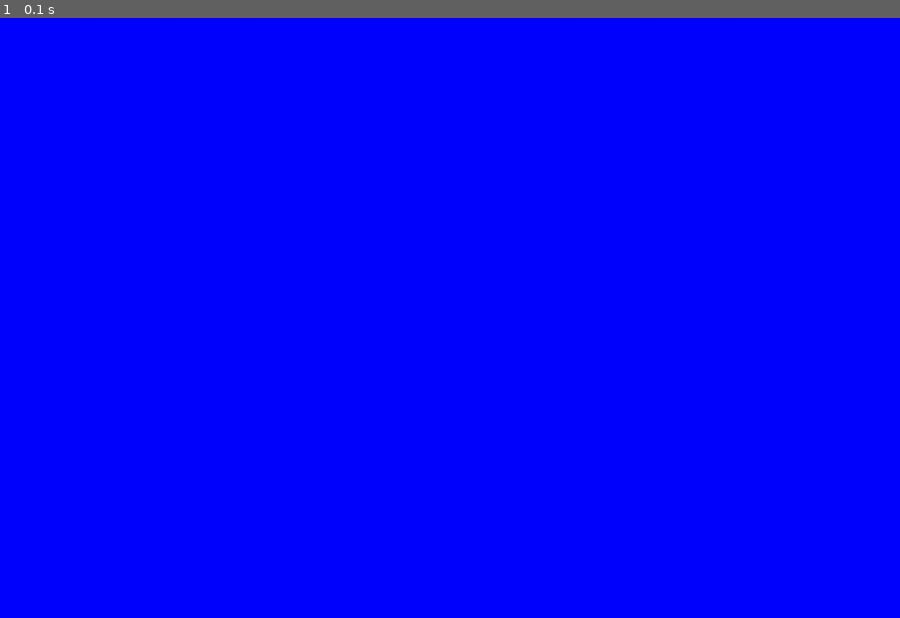
Above: before the commit, frame 1.
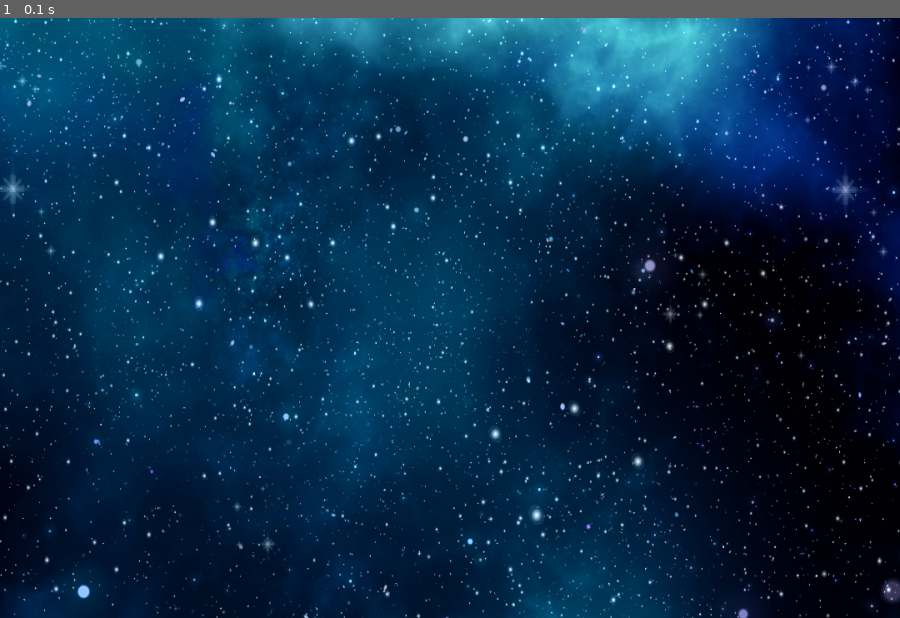
Above: after the commit, the same moment.

Repository: Rioreyblue/pygame_galaxy_fighters
Game: pygame game, started from main.py
Two runs of this game, one before a commit and one after it. Both use one fixed random seed, a clock stepped at 60 frames per second and the inputs below.
Inputs:
- Up to frame 1 (0.1 s): no input

The runs differ from the first frame. In frame 1, 100% of the frame differs, in the area x 0-100%, y 0-100%.

Commit message:
adding official background replacing placeholder background

Diff:
--- a/main.py
+++ b/main.py
@@ -3,14 +3,15 @@
 WIDTH, HEIGHT = 1080, 720
 WIN = pygame.display.set_mode((WIDTH, HEIGHT))
 pygame.display.set_caption("Galaxy Fighters")
-BG = pygame.image.load("Assets/space.png",)
+BG = pygame.transform.scale(pygame.image.load("Assets/space.png"), (WIDTH, HEIGHT))
 RED = (255,0,0)
 BLUE =(0,255,0)
 GREEN =(0,0,255)
 FPS = 60
 
 def draw():
-    WIN.fill(GREEN)
+    # WIN.fill(GREEN)
+    WIN.blit(BG,(0,0))
     pygame.display.update()
 
 def main():
